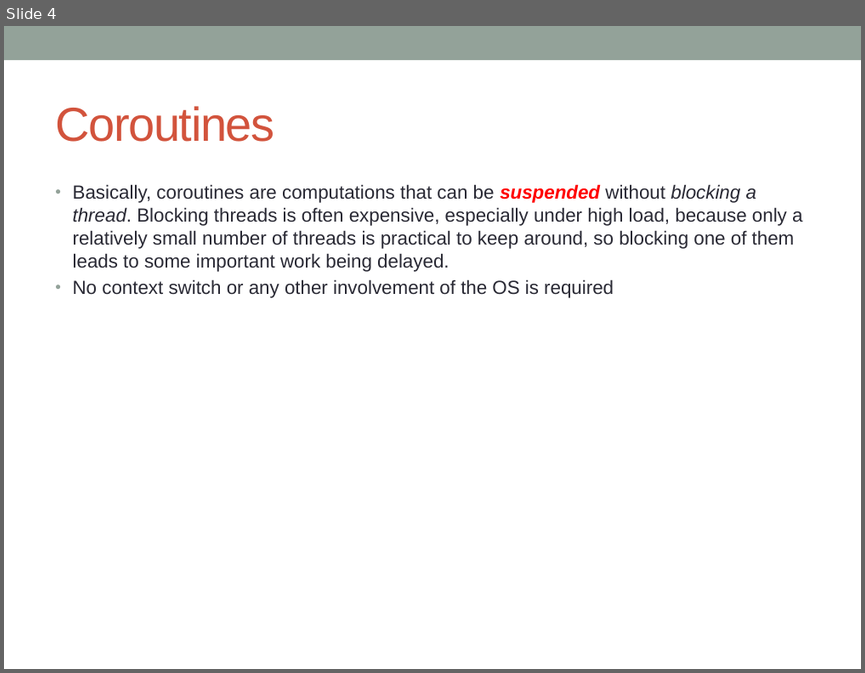
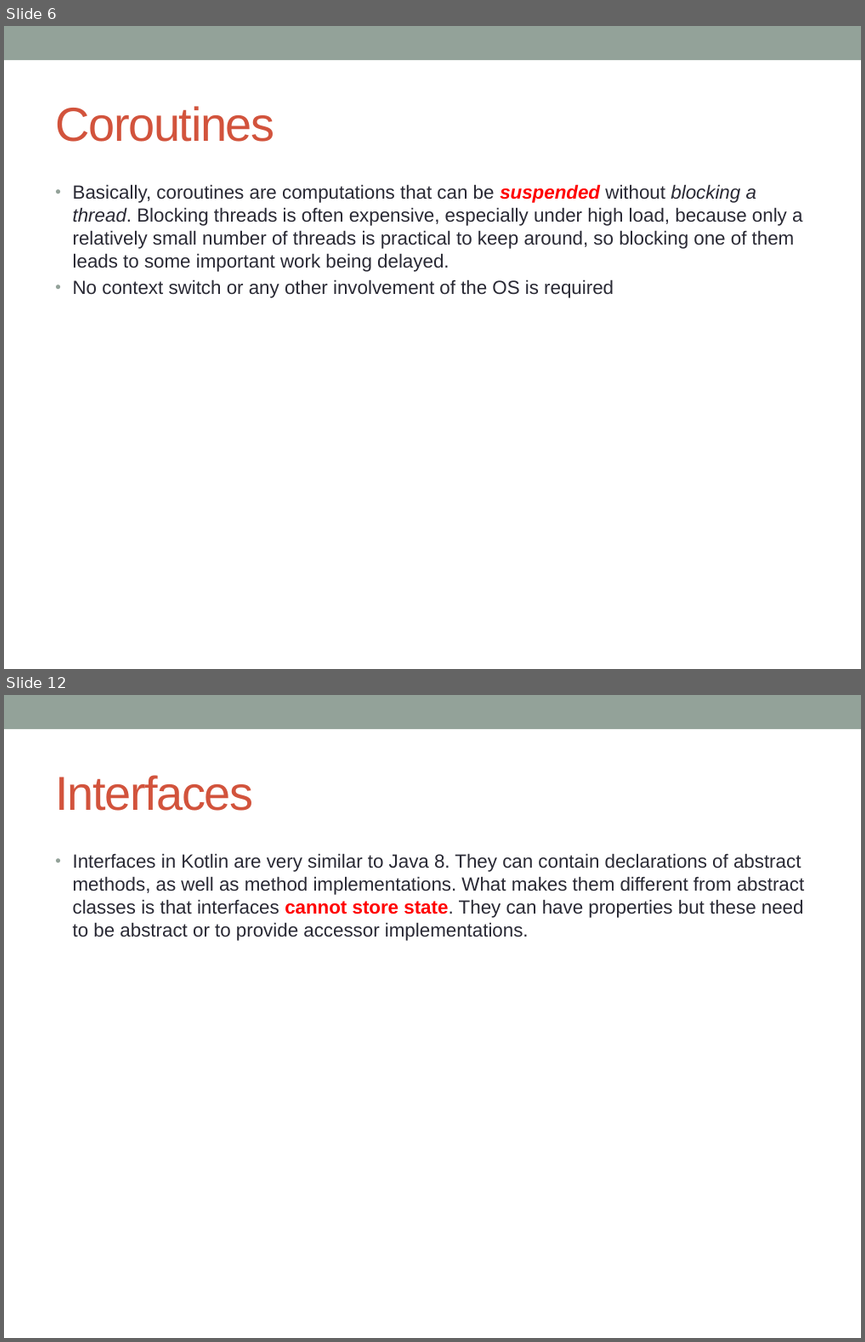
Before and after one commit to notionquest/ProjectDocumentation, a slide deck: Kotlin.pptx. Shown one above the other, each under a label of ours: slide 4 before the commit, slides 6 and 12 after it; the slides between them are not shown. The pictures are 865x673 and 865x1342 pixels, drawn with LibreOffice and Linux fonts; fonts in the diff are those of the drawing. Boxes give left, top, right and bottom in pixels: in the first picture for what was removed or moved away, otherwise in the second. Text is boxed around its words. In the diff, an @@ line names an element or a change of style, - is before the commit and + after.

Commit message:
Kotlin lang features

```diff
--- a/Kotlin.pptx
+++ b/Kotlin.pptx
@@ slide 12 added at <box>4,695,861,1338</box>, background #FFFFFF; not listed: 1 template element that a slide beside it also shows @@
@@ title added at <box>55,775,253,811</box>, 40 pt, text #D2533C @@
+Interfaces
@@ text added at <box>73,853,804,941</box>, 16 pt, text #292934 @@
+• Interfaces in Kotlin are very similar to Java 8. They can contain declarations of abstract methods, as well as method implementations. What makes them different from abstract classes is that interfaces cannot store state. They can have properties but these need to be abstract or to provide accessor implementations.
@@ what was slide 4 is now slide 6 @@
```
Also in this commit, not shown: 1 slide changed, 15 other slides added.
